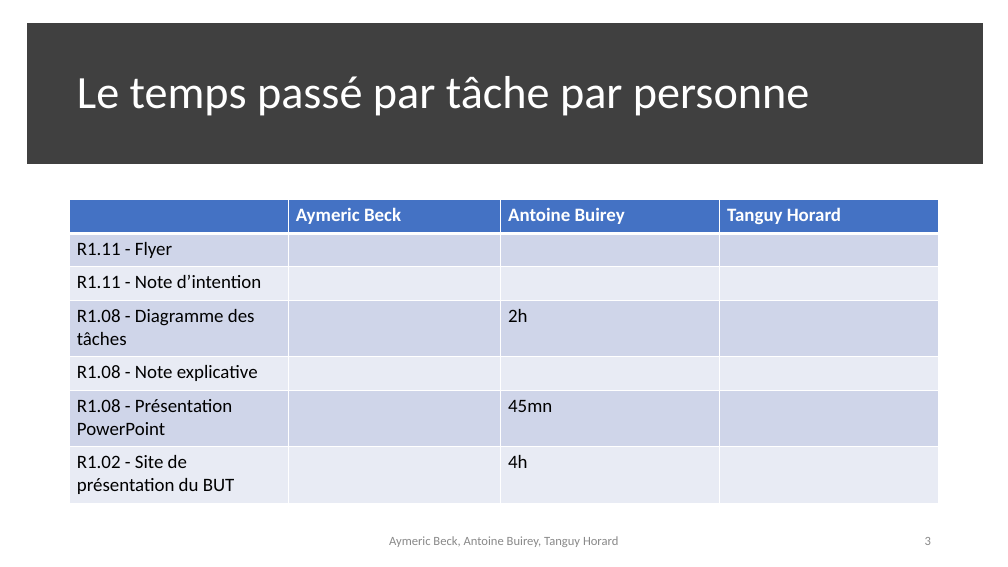
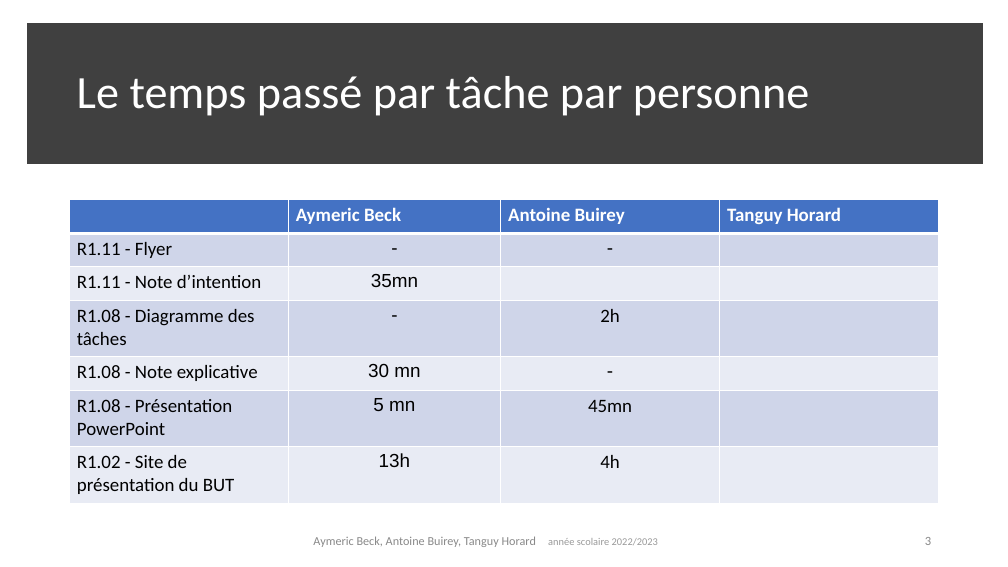
Before and after one commit to IUT-Arles-SAE/S1.05, a slide deck: slide 3 of Aymeric Beck Antoine Buirey Tanguy Horard.pptx. Drawn at 1008x567 pixels with LibreOffice and Linux fonts; fonts in the diff are those of the drawing. Boxes give left, top, right and bottom in pixels: in the first picture for what was removed or moved away, otherwise in the second. Text is boxed around its words. In the diff, an @@ line names an element or a change of style, - is before the commit and + after.

```diff
--- a/Aymeric Beck Antoine Buirey Tanguy Horard.pptx
+++ b/Aymeric Beck Antoine Buirey Tanguy Horard.pptx
@@ table at [70,200,940,503] @@
-row 2, column 2: 
+row 2, column 2: -
-row 2, column 3: 
+row 2, column 3: -
-row 3, column 2: 
+row 3, column 2: 35mn
-row 4, column 2: 
+row 4, column 2: -
-row 5, column 2: 
+row 5, column 2: 30 mn
-row 5, column 3: 
+row 5, column 3: -
-row 6, column 2: 
+row 6, column 2: 5 mn
-row 7, column 2: 
+row 7, column 2: 13h
@@ fill #CFD5EA to #CFD5E9 in 12 cells @@
@@ fill #E9EBF5 to #E8EBF4 in 12 cells @@
@@ alignment left to centre @@
@@ borders changed @@
@@ text at [313,536,658,547]: text changed; size 12 to 11.6 pt @@
-Aymeric Beck, Antoine Buirey, Tanguy Horard
+Aymeric Beck, Antoine Buirey, Tanguy Horard année scolaire 2022/2023
```
Also in this commit, not shown: 3 other slides changed, 1 other file.
